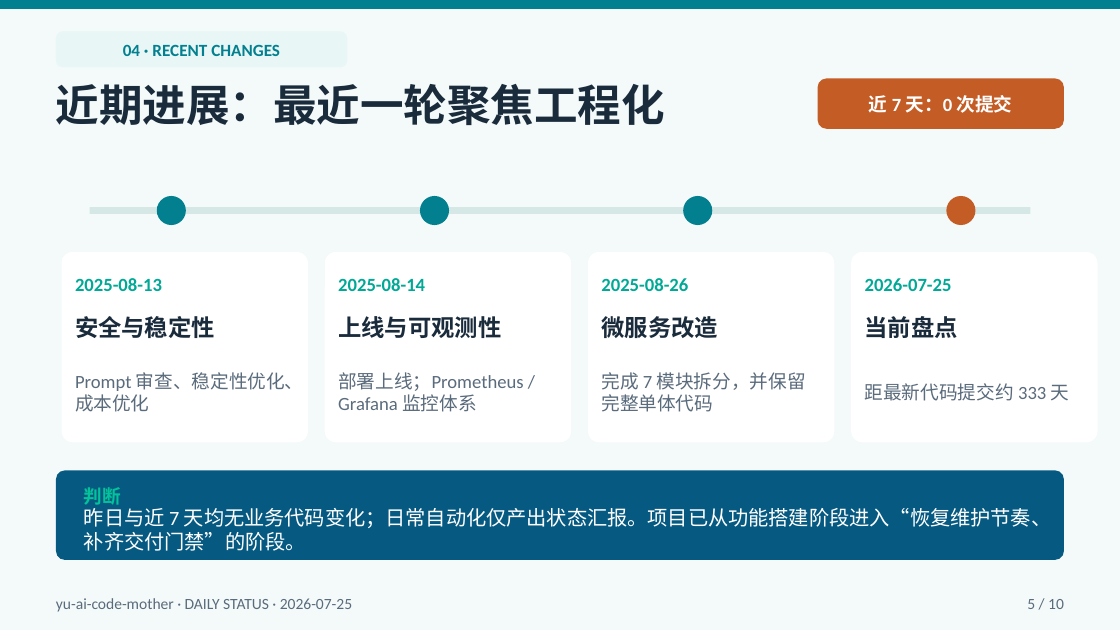
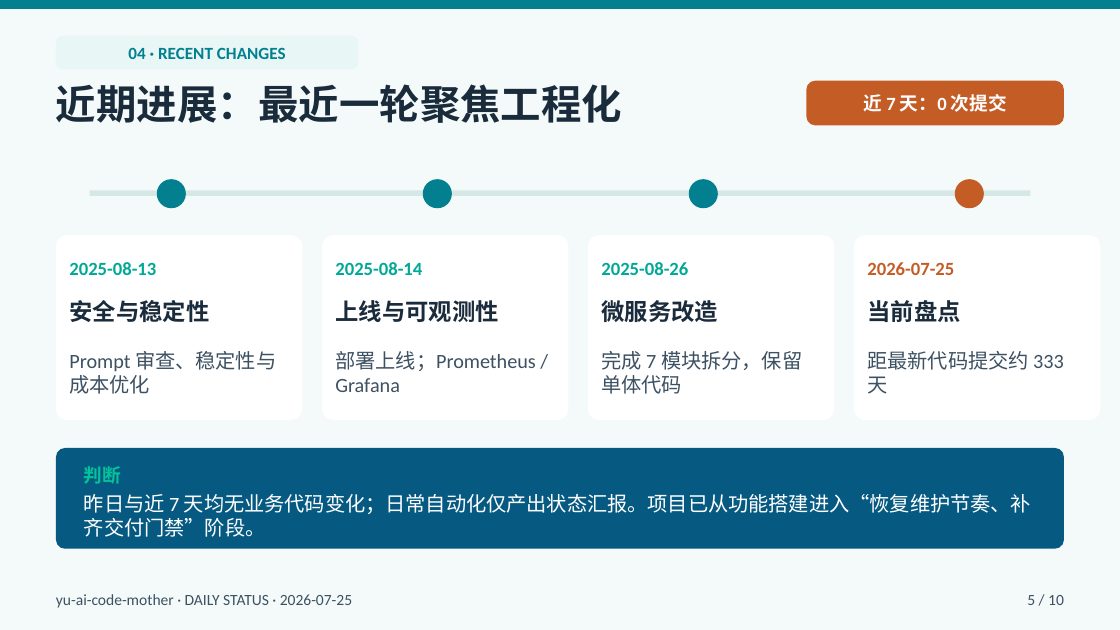
Before and after one commit to liyupi/yu-ai-code-mother, a slide deck: slide 5 of docs/reports/project-status-2026-07-25.pptx. Drawn at 1120x630 pixels with LibreOffice and Linux fonts; fonts in the diff are those of the drawing. Boxes give left, top, right and bottom in pixels: in the first picture for what was removed or moved away, otherwise in the second. Text is boxed around its words. In the diff, an @@ line names an element or a change of style, - is before the commit and + after.

```diff
--- a/docs/reports/project-status-2026-07-25.pptx
+++ b/docs/reports/project-status-2026-07-25.pptx
@@ text "04 · RECENT CHANGES" moved from (x1=123, y1=44, x2=280, y2=56) to (x1=128, y1=47, x2=286, y2=59) @@
@@ rounded rectangle resized from (x1=56, y1=31, x2=347, y2=67) to (x1=56, y1=36, x2=358, y2=69) @@
@@ text "近期进展：最近一轮聚焦工程化" at (x1=56, y1=84, x2=622, y2=123): size 28 to 26 pt @@
@@ text "近 7 天：0 次提交" moved from (x1=869, y1=95, x2=1013, y2=113) to (x1=863, y1=94, x2=1007, y2=112) @@
@@ rounded rectangle resized from (x1=818, y1=78, x2=1064, y2=129) to (x1=806, y1=81, x2=1064, y2=125) @@
@@ 4 texts, 2 ellipses, 1 rectangle moved together from (x1=90, y1=196, x2=1030, y2=338) to (x1=90, y1=179, x2=1030, y2=322) @@
@@ 2 texts, 1 ellipse moved together from (x1=683, y1=196, x2=958, y2=338) to (x1=689, y1=179, x2=960, y2=322) @@
@@ ellipse moved from (x1=946, y1=196, x2=976, y2=225) to (x1=955, y1=179, x2=984, y2=208) @@
@@ proportions changed in 7 elements at (x1=806, y1=81, x2=1064, y2=125), (x1=56, y1=36, x2=358, y2=69), (x1=56, y1=448, x2=1064, y2=549), (x1=588, y1=235, x2=834, y2=420), (x1=323, y1=235, x2=569, y2=420), (x1=853, y1=235, x2=1100, y2=420), (x1=56, y1=235, x2=302, y2=420) @@
@@ rounded rectangle resized from (x1=62, y1=252, x2=308, y2=442) to (x1=56, y1=235, x2=302, y2=420) @@
@@ rounded rectangle resized from (x1=325, y1=252, x2=571, y2=442) to (x1=323, y1=235, x2=569, y2=420) @@
@@ rounded rectangle resized from (x1=588, y1=252, x2=834, y2=442) to (x1=588, y1=235, x2=834, y2=420) @@
@@ rounded rectangle resized from (x1=851, y1=252, x2=1098, y2=442) to (x1=853, y1=235, x2=1100, y2=420) @@
@@ text "2025-08-13" moved from (x1=75, y1=278, x2=162, y2=291) to (x1=69, y1=262, x2=156, y2=275) @@
@@ text "2026-07-25" at (x1=867, y1=262, x2=954, y2=275): text colour #00A896 to #C45C26 @@
@@ text "安全与稳定性" moved from (x1=75, y1=316, x2=215, y2=338) to (x1=69, y1=300, x2=209, y2=322) @@
@@ text at (x1=69, y1=351, x2=276, y2=394): text changed; size 12 to 13 pt; text colour #5A6B7C to #3D5163 @@
-Prompt 审查、稳定性优化、成本优化
+Prompt 审查、稳定性与成本优化
@@ text at (x1=335, y1=351, x2=535, y2=392): text changed; size 12 to 13 pt; text colour #5A6B7C to #3D5163 @@
-部署上线；Prometheus / Grafana 监控体系
+部署上线；Prometheus / Grafana
@@ text at (x1=601, y1=351, x2=802, y2=394): text changed; size 12 to 13 pt; text colour #5A6B7C to #3D5163 @@
-完成 7 模块拆分，并保留完整单体代码
+完成 7 模块拆分，保留单体代码
@@ text "距最新代码提交约 333 天" moved from (x1=865, y1=383, x2=1070, y2=401) to (x1=867, y1=351, x2=1064, y2=394) @@
@@ text "距最新代码提交约 333 天" at (x1=867, y1=351, x2=1064, y2=394): size 12 to 13 pt, text colour #5A6B7C to #3D5163 @@
@@ rounded rectangle resized from (x1=56, y1=470, x2=1064, y2=560) to (x1=56, y1=448, x2=1064, y2=549) @@
@@ text "判断" moved from (x1=84, y1=487, x2=121, y2=505) to (x1=84, y1=466, x2=121, y2=484) @@
@@ text at (x1=84, y1=494, x2=1031, y2=537): text changed @@
-昨日与近 7 天均无业务代码变化；日常自动化仅产出状态汇报。项目已从功能搭建阶段进入“恢复维护节奏、补齐交付门禁”的阶段。
+昨日与近 7 天均无业务代码变化；日常自动化仅产出状态汇报。项目已从功能搭建进入“恢复维护节奏、补齐交付门禁”阶段。
@@ text "yu-ai-code-mother · DAILY STATUS · ..." at (x1=56, y1=594, x2=352, y2=608): text colour #5A6B7C to #3D5163 @@
@@ text "5 / 10" at (x1=1027, y1=595, x2=1064, y2=605): text colour #5A6B7C to #3D5163 @@
```
Also in this commit, not shown: 9 other slides changed.
